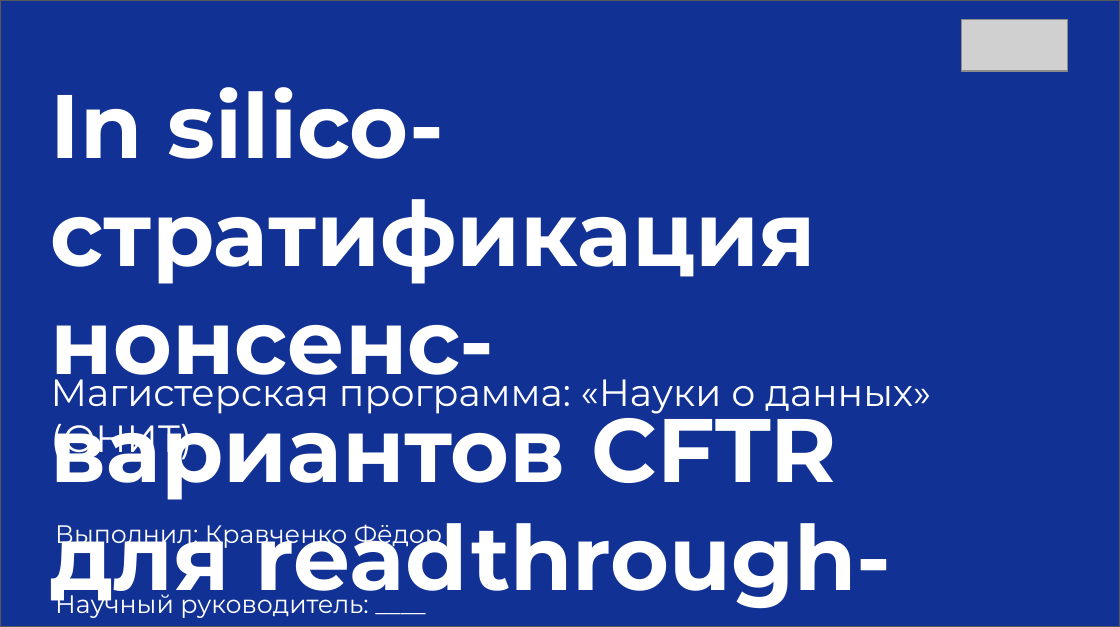
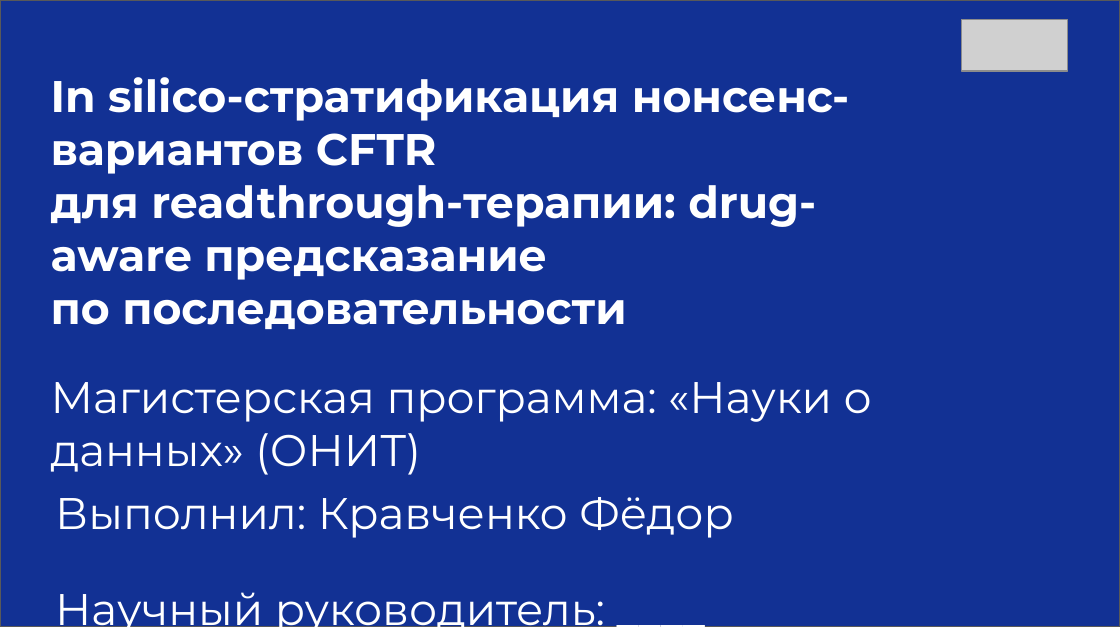
Before and after one commit to f-kravchenko/cftr-masters-thesis, a slide deck: slide 1 of Презентация концепции — Кравченко (ОНИТ, 2025_2026).pptx. Drawn at 1120x627 pixels with LibreOffice and Linux fonts; fonts in the diff are those of the drawing; grey boxes stand for pictures. Boxes give left, top, right and bottom in pixels: in the first picture for what was removed or moved away, otherwise in the second. Text is boxed around its words. In the diff, an @@ line names an element or a change of style, - is before the commit and + after.

```diff
--- a/Презентация концепции — Кравченко (ОНИТ, 2025_2026).pptx
+++ b/Презентация концепции — Кравченко (ОНИТ, 2025_2026).pptx
@@ text "In silico-стратификация нонсенс-вариантов CFTR" at (51,77,850,329): size 57 to 28 pt @@
@@ text "Магистерская программа: «Науки о данных» ..." at (51,382,872,475): size 24 to 28 pt @@
@@ text "Выполнил: Кравченко Фёдор": place and size @@
-text "Выполнил: Кравченко Фёдор" at (55,524,442,618)
+text "Выполнил: Кравченко Фёдор" at (55,497,734,627)
@@ text "Выполнил: Кравченко Фёдор" at (55,497,734,627): size 16 to 28 pt @@
```
Also in this commit, not shown: 5 other slides changed, 8 other files.
